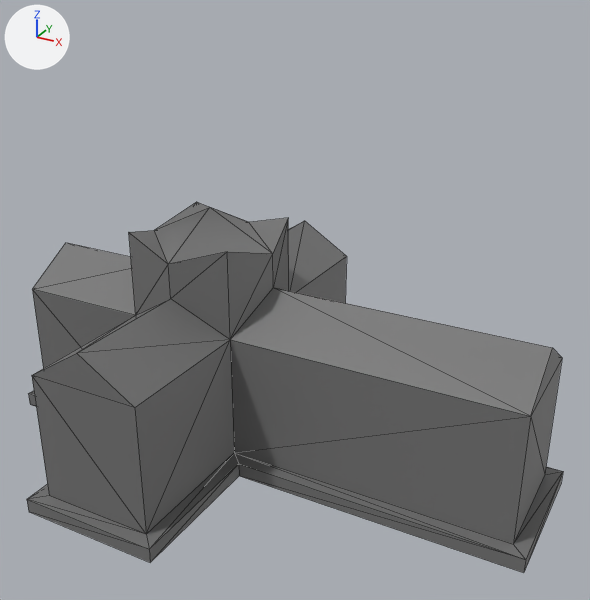
A saved change to the glTF model imports/pieces/Cathedral.glb.
The view is the same before and after, from a camera (50 mm lens) standing at (4.64, -2.99, 3.44) and looking at (2.18, 1.48, 1.2). The lights are fixed; the arrows at upper left show +X, +Y and +Z. Mesh edges are drawn as thin lines. Vertices at the same position are counted once.

In view in the first picture: '0Cathedral'.
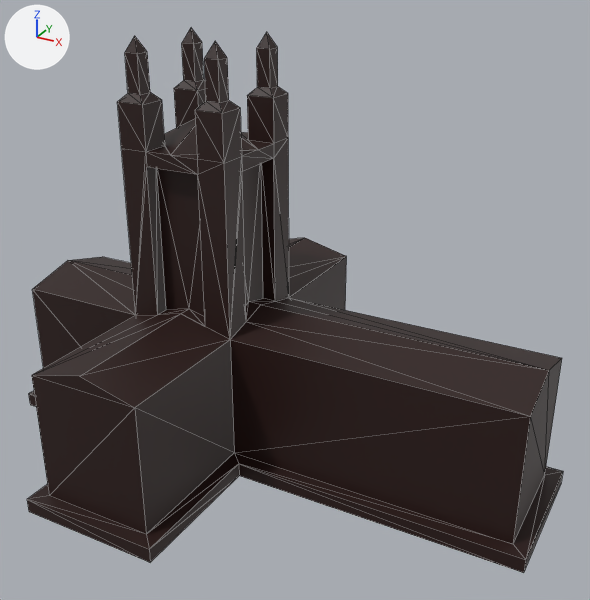
Commit message: Cathedral and Inn pieces changed

The change, as a list of edits to the scene's bpy script:
```text
Add mat_blackpiece:
    mat_blackpiece = principled_material('BlackPiece')
    mat_blackpiece.base_color = (0.0228, 0.0068, 0.00536)  # black #2a1410
Change me_cube_005:
    used by ob_0cathedral; location = (0.0, 0.0, 0.0)
    remove me_cube_005.from_pydata(...)  # 65 vertices, 116 faces; spans x 0.0..4.0, y 0.0..3.0, z 0.0..1.75
    add me_cube_005.from_pydata(...)  # 165 vertices, 304 faces; spans x 0.0..4.0, y 0.0..3.0, z 0.0..2.9
    me_cube_005 part 1
    14 vertices are removed from x 0.1..3.9, y 0.1..2.9, z 1.25..1.75
    89 faces are deleted
    3 vertices move from x 1.5..2.0, y 1.0..2.0, z 1.5 to x 1.1..1.9, y 1.1..1.7, z 1.05..2.2
    43 vertices are added at x 0.1..3.9, y 0.1..2.9, z 1.05..2.9
    6 new vertices lie (-0.2, 0.0, 0.0) away from vertices in x 1.9..2.0, y 1.1..1.9, z 1.5..2.5
    6 new vertices lie (0.2, 0.0, 0.0) away from vertices in x 1.1, y 1.1..1.9, z 2.2..2.5
    8 new vertices lie (0.0, 0.2, 0.0) away from vertices in x 1.1..2.0, y 1.1..1.5, z 1.5..2.5
    8 new vertices lie (0.0, 0.0, -0.1) away from vertices in x 1.1..1.9, y 1.1..1.9, z 2.2
    6 new vertices lie (0.0, 0.0, -1.05) away from vertices in x 1.1..1.9, y 1.1..1.9, z 2.1
    5 new vertices lie (0.0, 0.1, 0.0) away from vertices in x 1.3..1.7, y 1.1, z 1.05..2.1
    8 new vertices lie (-0.1, 0.0, 0.0) away from vertices in x 1.25..1.9, y 1.15..2.0, z 1.05..2.55
    8 new vertices lie (0.0, 0.1, 0.0) away from vertices in x 1.15..1.85, y 1.15..1.75, z 2.55
    16 new vertices lie (0.0, 0.0, 0.25) away from vertices in x 1.15..1.85, y 1.15..1.85, z 2.55
    277 new faces join them
    me_cube_005 part 2: 27 faces spanning x 0.0..4.0, y 0.0..3.0, z 0.0..1.0 switch from mat_cathedral (grey #747474) to mat_blackpiece (black #2a1410)
```

Pixel boxes [x1, y1, x2, y2] of what changed, in the pictures (590 x 600 px):
'0Cathedral', reshaped (47% taller): before [27, 202, 563, 573]; after [27, 28, 563, 573]
part 1 of me_cube_005, built on: before [27, 202, 563, 573]; after [27, 28, 563, 573]
part 2 of me_cube_005, recoloured (grey to black): [27, 289, 563, 549] in both
